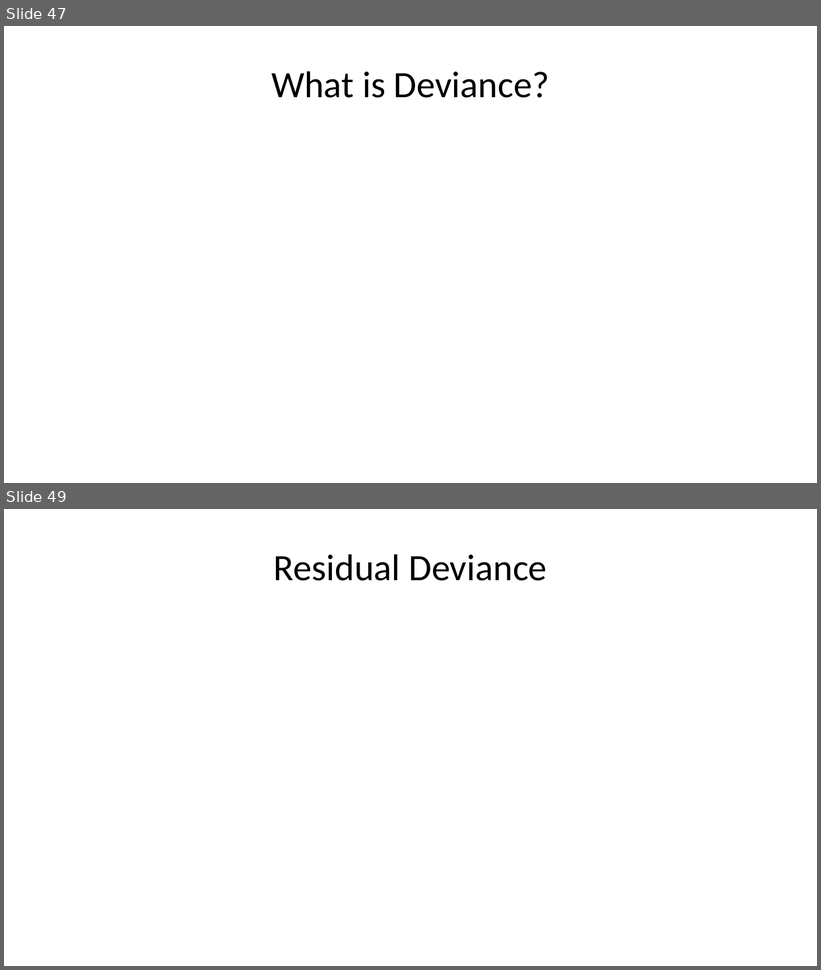
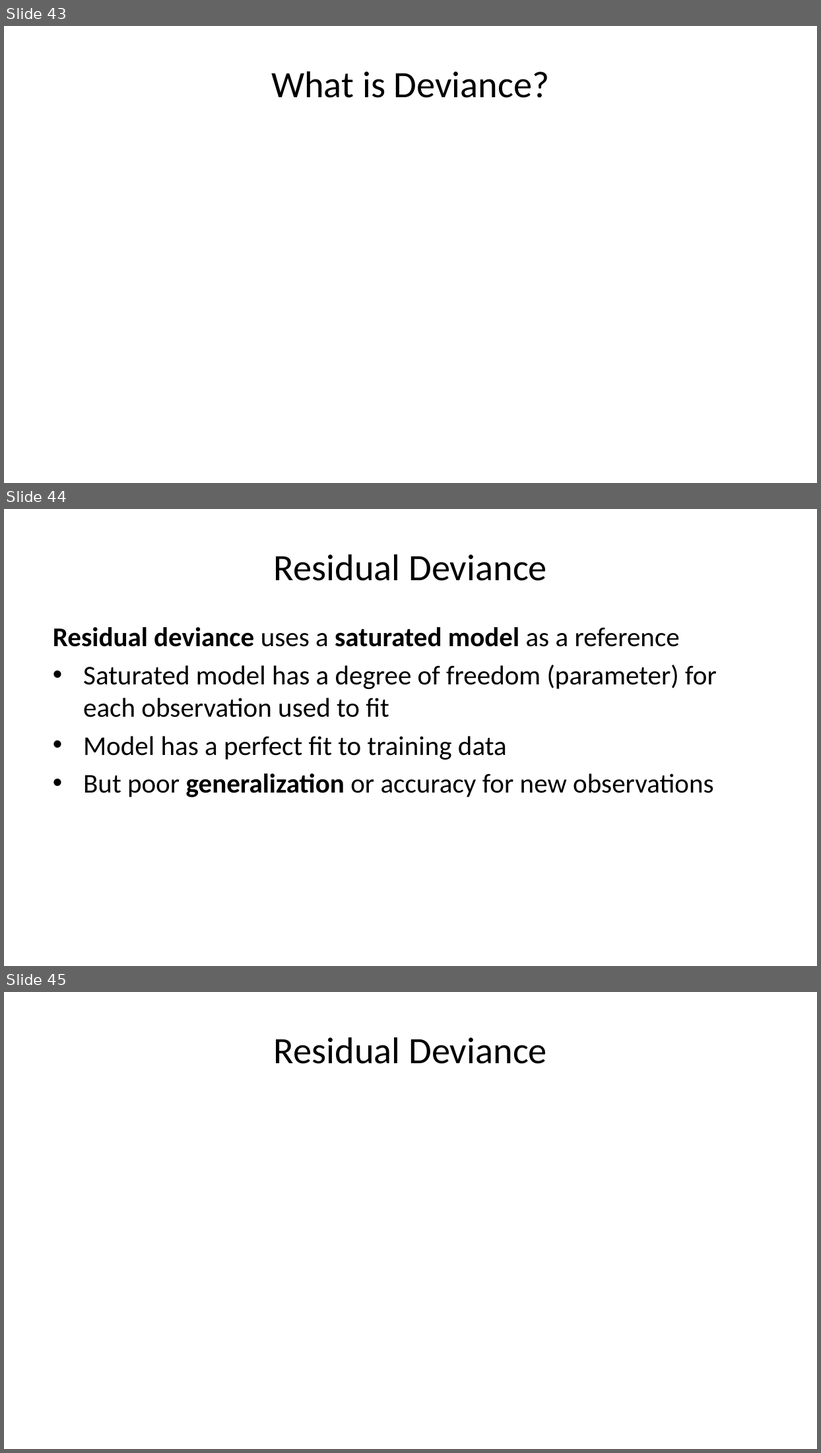
Before and after one commit to StephenElston/CSCI-E-83, a slide deck: LectureSlides/09_GeneralizingTheLinearModel.pptx. Shown one above the other, each under a label of ours: slides 47 and 49 before the commit, slides 43, 44 and 45 after it; the slides between them are not shown. The pictures are 821x970 and 821x1453 pixels, drawn with LibreOffice and Linux fonts; fonts in the diff are those of the drawing; grey boxes stand for pictures. Boxes give left, top, right and bottom in pixels: in the first picture for what was removed or moved away, otherwise in the second. Text is boxed around its words. In the diff, an @@ line names an element or a change of style, - is before the commit and + after.

```diff
--- a/LectureSlides/09_GeneralizingTheLinearModel.pptx
+++ b/LectureSlides/09_GeneralizingTheLinearModel.pptx
@@ slide 44 added at bbox=[4, 509, 817, 966], background #FFFFFF @@
@@ title added at bbox=[274, 554, 547, 581], 33 pt, text #000000 @@
+Residual Deviance
@@ text added at bbox=[53, 627, 717, 797], 24 pt, text #000000 @@
+Residual deviance uses a saturated model as a reference
+• Saturated model has a degree of freedom (parameter) for each observation used to fit
+• Model has a perfect fit to training data
+• But poor generalization or accuracy for new observations
@@ what was slide 47 is now slide 43 @@
@@ what was slide 49 is now slide 45 @@
```
Also in this commit, not shown: 3 other slides added, 6 slides removed.
